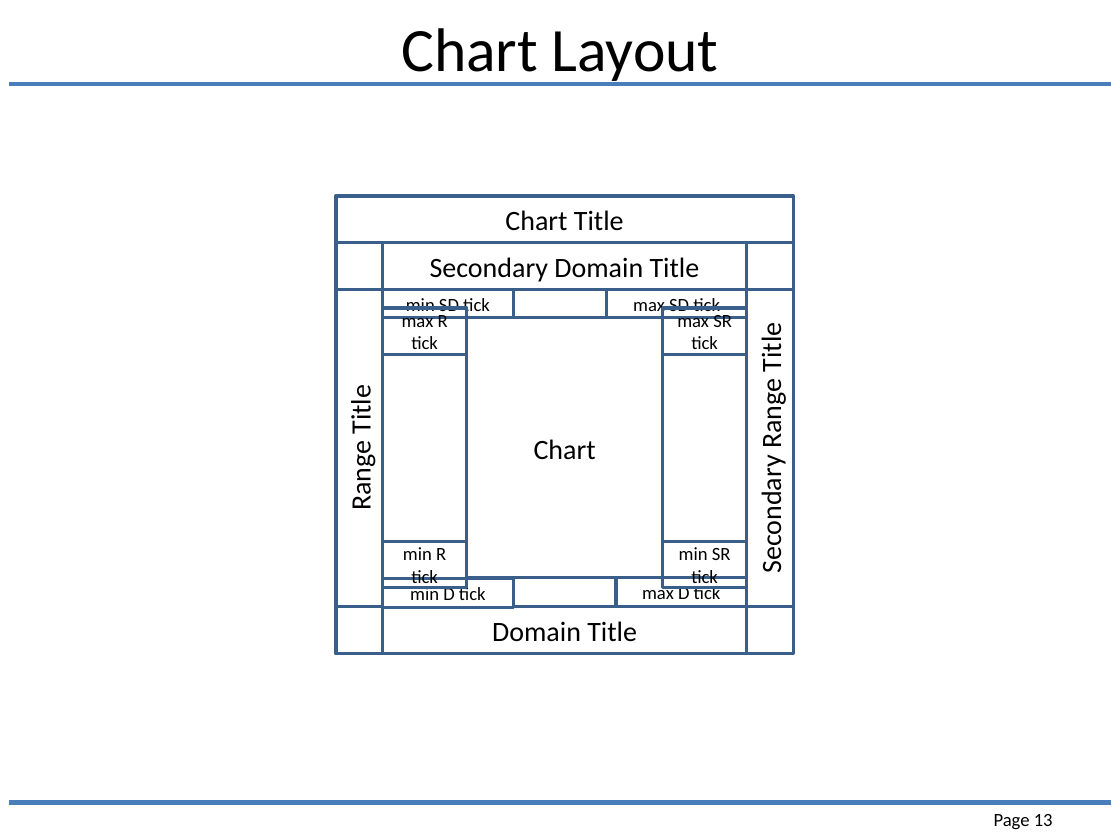
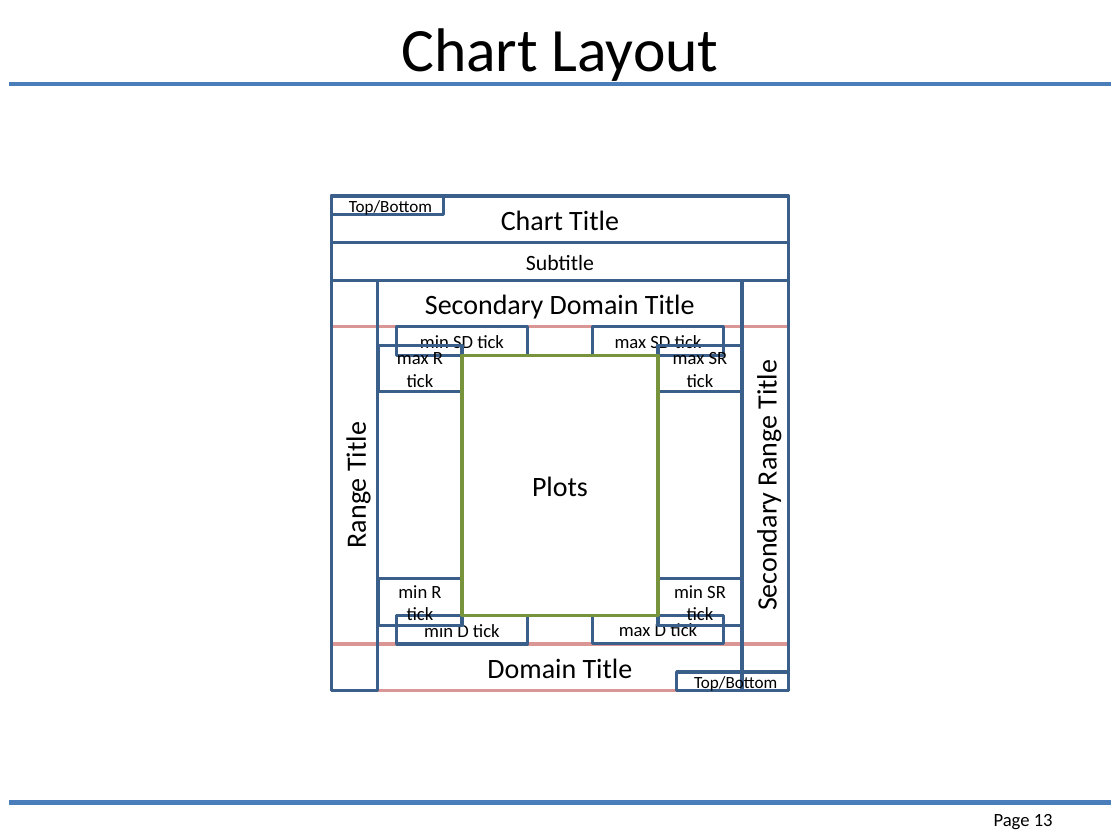
Before and after one commit to joesgordon/gordoza-code, a slide deck: slide 13 of java/JChartLib/docs/ui_framing.pptx. Drawn at 1120x840 pixels with LibreOffice and Linux fonts; fonts in the diff are those of the drawing. Boxes give left, top, right and bottom in pixels: in the first picture for what was removed or moved away, otherwise in the second. Text is boxed around its words. In the diff, an @@ line names an element or a change of style, - is before the commit and + after.

```diff
--- a/java/JChartLib/docs/ui_framing.pptx
+++ b/java/JChartLib/docs/ui_framing.pptx
@@ rectangle "Chart Title" moved from (x1=336, y1=196, x2=793, y2=243) to (x1=332, y1=196, x2=788, y2=243) @@
@@ rectangle added at (x1=332, y1=196, x2=444, y2=215), outline #3A5F8C 2 pt, 11 pt, text #000000 @@
+Top/Bottom
@@ rectangle added at (x1=332, y1=243, x2=788, y2=281), fill #FFFFFF, outline #3A5F8C 2 pt, 14 pt, text #000000 @@
+Subtitle
@@ rectangle "Secondary Domain Title" at (x1=332, y1=280, x2=788, y2=327): outline #3A5F8C 2 pt to #D99694 2 pt @@
@@ 6 rectangles moved together from (x1=335, y1=242, x2=794, y2=654) to (x1=331, y1=279, x2=789, y2=691) @@
@@ rectangle "min SD tick" moved from (x1=383, y1=289, x2=514, y2=317) to (x1=396, y1=327, x2=528, y2=355) @@
@@ rectangle removed at (x1=467, y1=318, x2=663, y2=578) @@
@@ rectangle "max SD tick" resized from (x1=607, y1=289, x2=747, y2=317) to (x1=592, y1=327, x2=724, y2=355) @@
@@ rectangle "Plots" resized from (x1=336, y1=243, x2=793, y2=654) to (x1=461, y1=355, x2=657, y2=615) @@
@@ rectangle "Plots" at (x1=461, y1=355, x2=657, y2=615): outline #3A5F8C 2 pt to #77933C 2 pt @@
@@ text in rectangle at (x1=532, y1=476, x2=588, y2=497): text changed @@
-Chart
+Plots
@@ rectangle "min R tick" moved from (x1=383, y1=541, x2=467, y2=588) to (x1=379, y1=579, x2=463, y2=626) @@
@@ rectangle "min SR tick" moved from (x1=663, y1=541, x2=747, y2=588) to (x1=659, y1=579, x2=743, y2=626) @@
@@ rectangle "min D tick" moved from (x1=383, y1=579, x2=514, y2=607) to (x1=396, y1=616, x2=528, y2=644) @@
@@ rectangle "max D tick" moved from (x1=616, y1=578, x2=747, y2=606) to (x1=592, y1=615, x2=724, y2=643) @@
@@ rectangle "Domain Title" at (x1=332, y1=644, x2=788, y2=691): outline #3A5F8C 2 pt to #D99694 2 pt @@
@@ rectangle added at (x1=676, y1=672, x2=788, y2=691), outline #3A5F8C 2 pt, 11 pt, text #000000 @@
+Top/Bottom
```
Also in this commit, not shown: 11 other files.
